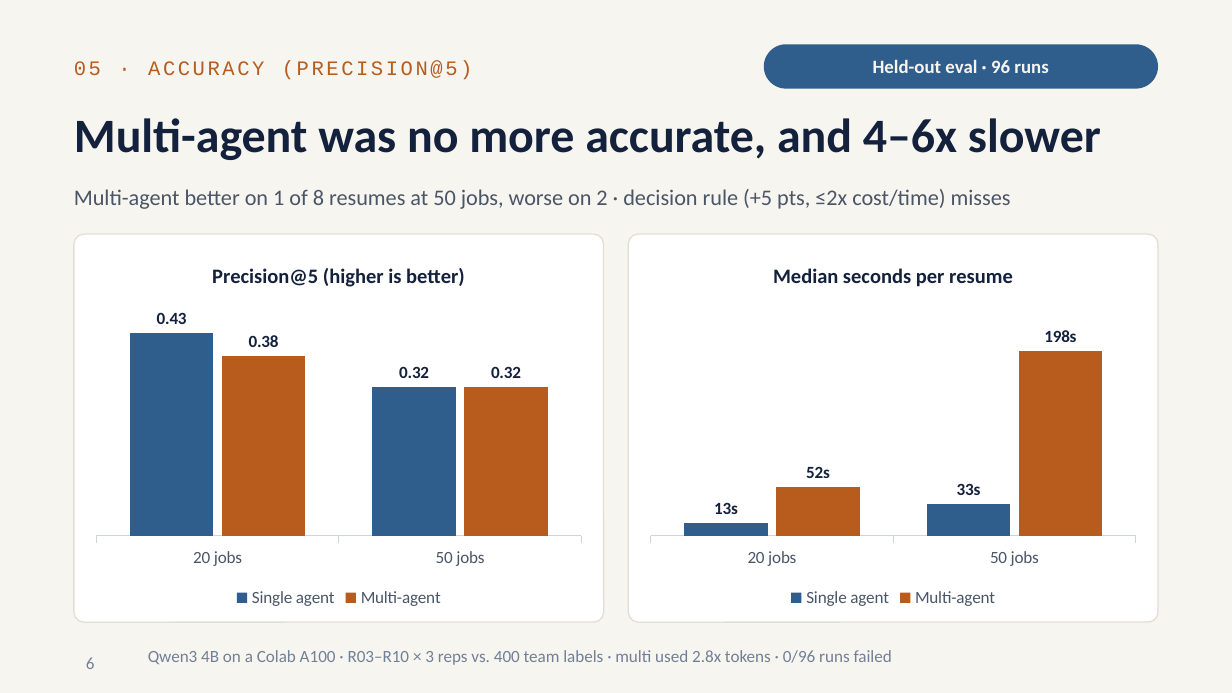
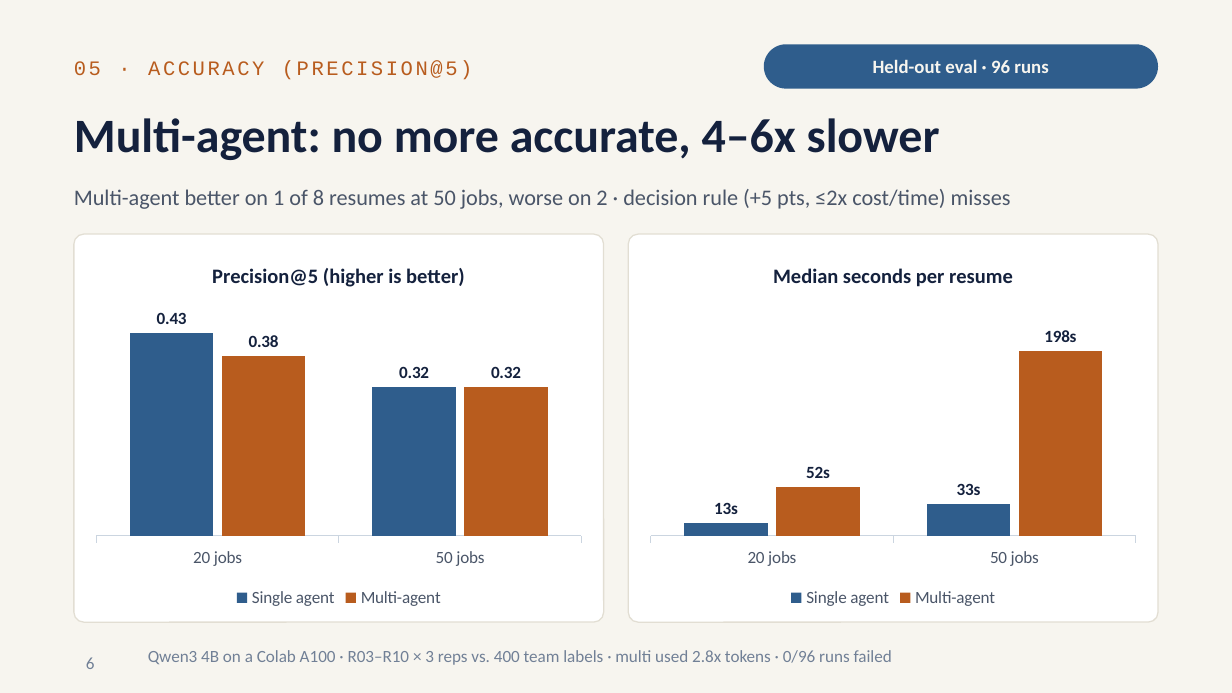
Before and after one commit to RitvikNeerattil/agentic_resume_matcher, a slide deck: slide 6 of progress_update_2026-10.pptx. Drawn at 1232x693 pixels with LibreOffice and Linux fonts; fonts in the diff are those of the drawing. Boxes give left, top, right and bottom in pixels: in the first picture for what was removed or moved away, otherwise in the second. Text is boxed around its words. In the diff, an @@ line names an element or a change of style, - is before the commit and + after.

```diff
--- a/progress_update_2026-10.pptx
+++ b/progress_update_2026-10.pptx
@@ title at <box>74,118,940,160</box>: text changed @@
-Multi-agent was no more accurate, and 4–6x slower
+Multi-agent: no more accurate, 4–6x slower
```
